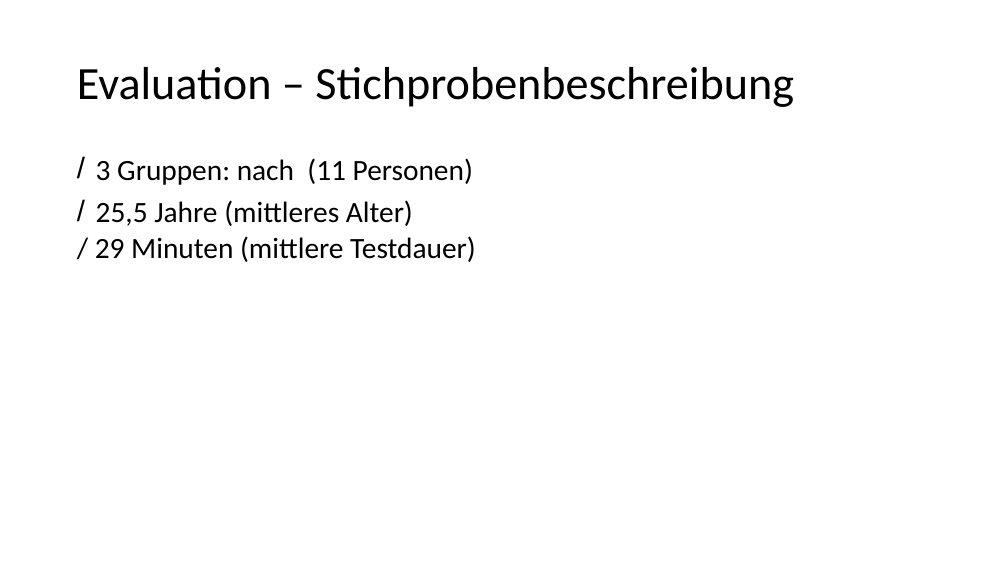
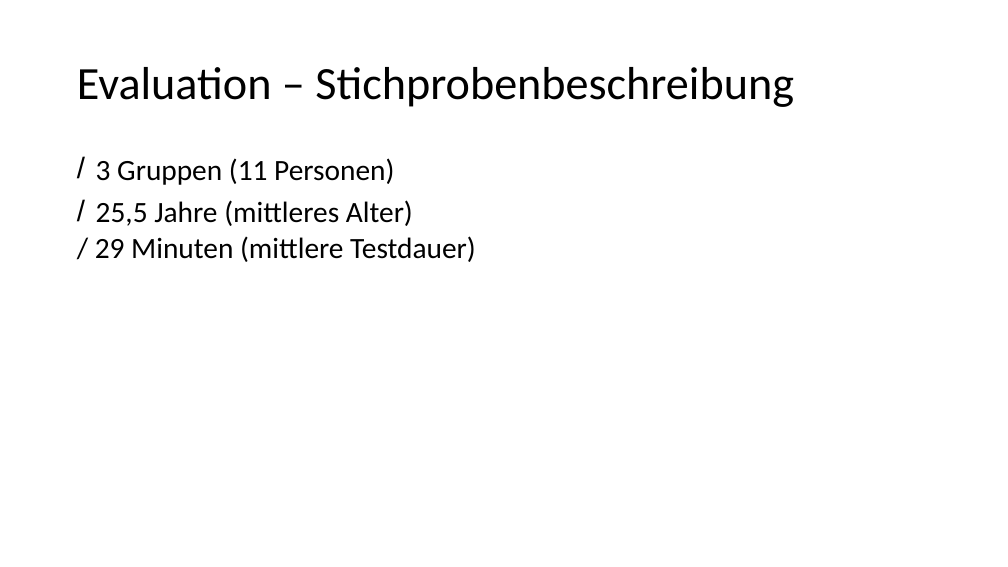
Before and after one commit to advocd/MasterThesis, a slide deck: slide 17 of Abgaben/Präsentation Masterarbeit/Präsentation Muench.pptx (slide 15 before the commit). Drawn at 1008x567 pixels with LibreOffice and Linux fonts; fonts in the diff are those of the drawing. Boxes give left, top, right and bottom in pixels: in the first picture for what was removed or moved away, otherwise in the second. Text is boxed around its words. In the diff, an @@ line names an element or a change of style, - is before the commit and + after.

```diff
--- a/Abgaben/Präsentation Masterarbeit/Präsentation Muench.pptx
+++ b/Abgaben/Präsentation Masterarbeit/Präsentation Muench.pptx
@@ text at (96,158,394,185): text changed @@
-/ 3 Gruppen: nach (11 Personen)
+/ 3 Gruppen (11 Personen)
```
Also in this commit, not shown: 7 other slides changed, 5 slides added, 1 slide removed.
